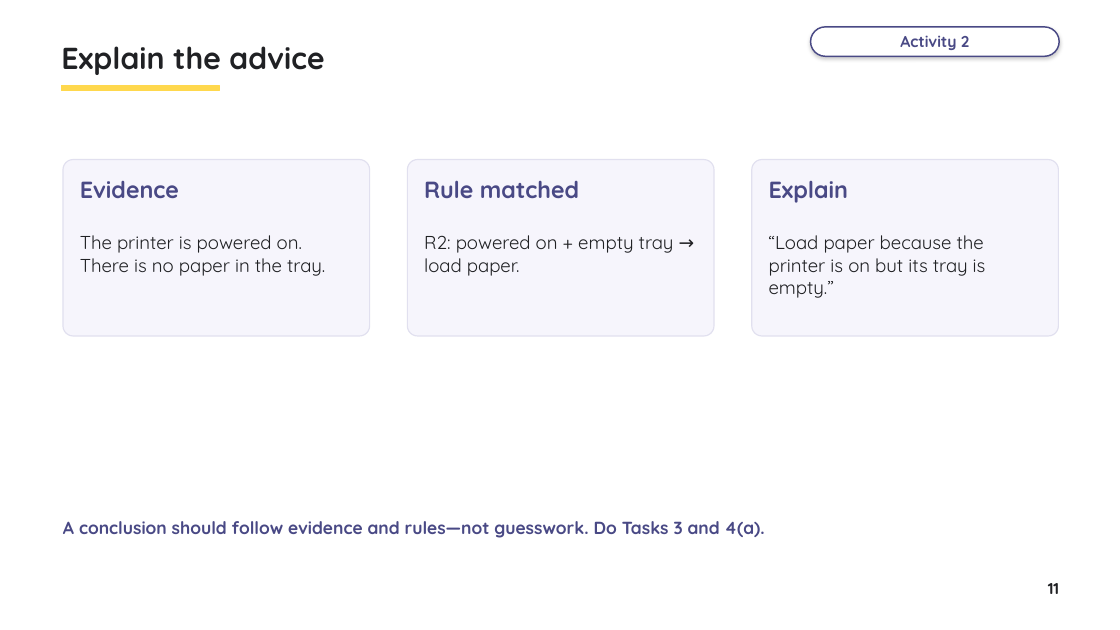
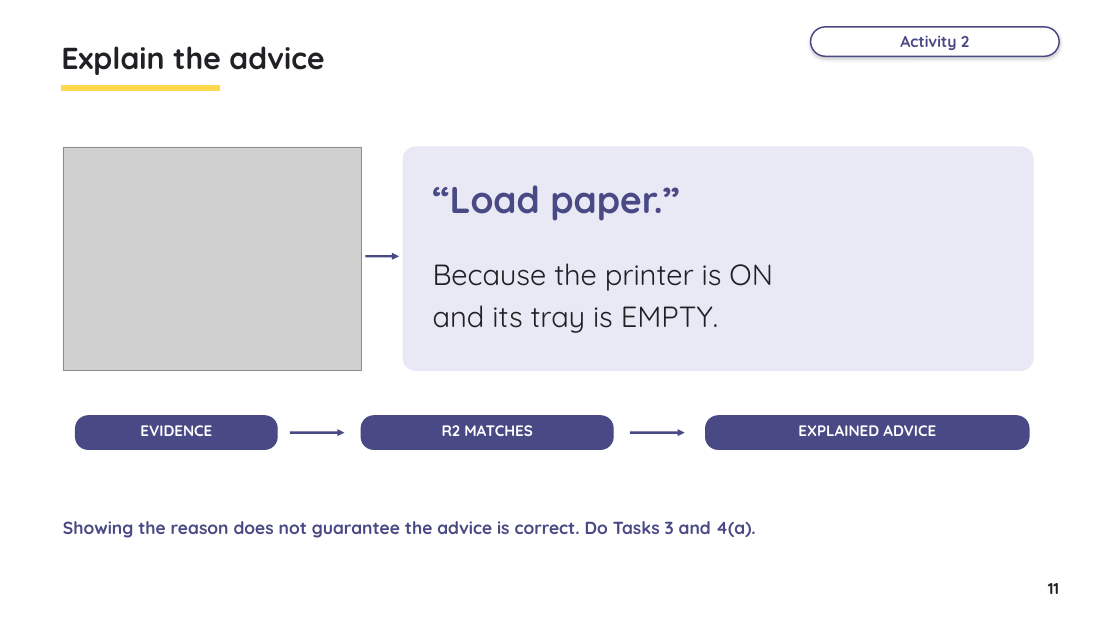
Before and after one commit to myk-sh/cs-lessons, a slide deck: slide 11 of 0478 P1/Artificial Intelligence/IGCSE_0478_Lesson_-_Artificial_Intelligence.pptx. Drawn at 1120x630 pixels with LibreOffice and Linux fonts; fonts in the diff are those of the drawing; grey boxes stand for pictures. Boxes give left, top, right and bottom in pixels: in the first picture for what was removed or moved away, otherwise in the second. Text is boxed around its words. In the diff, an @@ line names an element or a change of style, - is before the commit and + after.

```diff
--- a/0478 P1/Artificial Intelligence/IGCSE_0478_Lesson_-_Artificial_Intelligence.pptx
+++ b/0478 P1/Artificial Intelligence/IGCSE_0478_Lesson_-_Artificial_Intelligence.pptx
@@ picture added at [63,147,361,371] @@
@@ rounded rectangle added at [403,147,1033,371], fill #E9E8F5, outline #E9E8F5 1 pt @@
@@ rounded rectangle removed at [63,160,370,336] @@
@@ rounded rectangle removed at [408,160,714,336] @@
@@ rounded rectangle removed at [752,160,1059,336] @@
@@ text removed at [424,181,579,198] @@
-Rule matched
@@ text at [433,185,679,221]: text changed; size 16 to 32 pt; text colour #202124 to #494985; bold on @@
-The printer is powered on. There is no paper in the tray.
+“Load paper.”
@@ text removed at [769,181,849,203] @@
-Explain
@@ text removed at [424,235,674,276] @@
-R2: powered on + empty tray → load paper.
@@ arrow added from (365, 256) to (399, 256), #494985 2 pt @@
@@ text at [433,263,773,333]: text changed; size 16 to 25 pt @@
-“Load paper because the printer is on but its tray is empty.”
+Because the printer is ON
+and its tray is EMPTY.
@@ rounded rectangle added at [76,416,277,450], fill #494985, outline #494985 1 pt @@
@@ rounded rectangle added at [361,416,613,450], fill #494985, outline #494985 1 pt @@
@@ rounded rectangle added at [706,416,1029,450], fill #494985, outline #494985 1 pt @@
@@ text at [140,425,212,436]: text changed; size 20 to 13 pt; text colour #494985 to #FFFFFF @@
-Evidence
+EVIDENCE
@@ arrow added from (290, 433) to (344, 433), #494985 2 pt @@
@@ text added at [442,425,533,436], 13 pt, text #FFFFFF, bold @@
+R2 MATCHES
@@ arrow added from (630, 433) to (685, 433), #494985 2 pt @@
@@ text added at [798,425,936,436], 13 pt, text #FFFFFF, bold @@
+EXPLAINED ADVICE
@@ text at [63,521,756,538]: text changed @@
-A conclusion should follow evidence and rules—not guesswork. Do Tasks 3 and 4(a).
+Showing the reason does not guarantee the advice is correct. Do Tasks 3 and 4(a).
```
Also in this commit, not shown: 13 other slides changed, 1 slide added, 1 slide removed, 48 other files.
